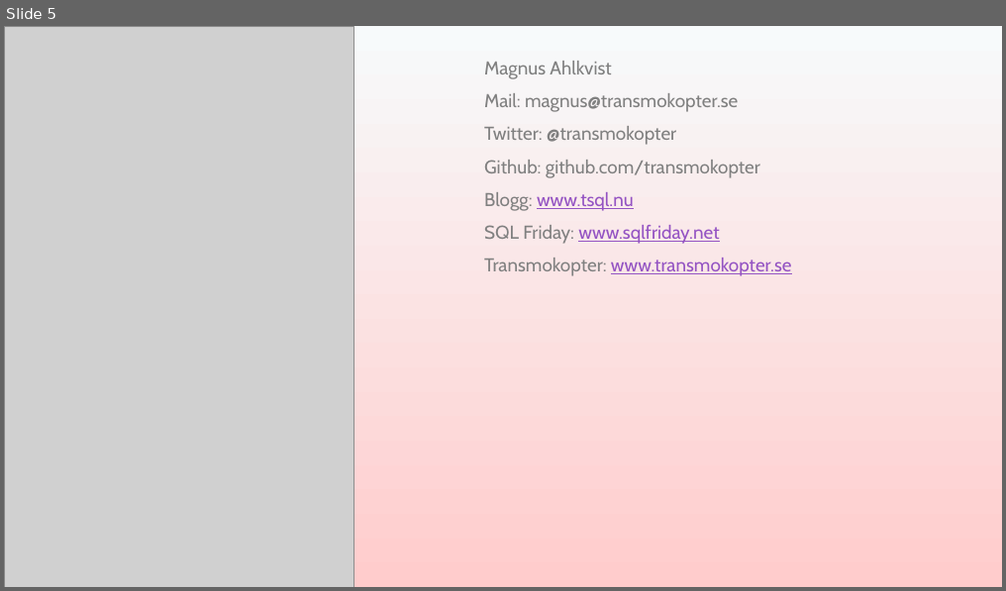
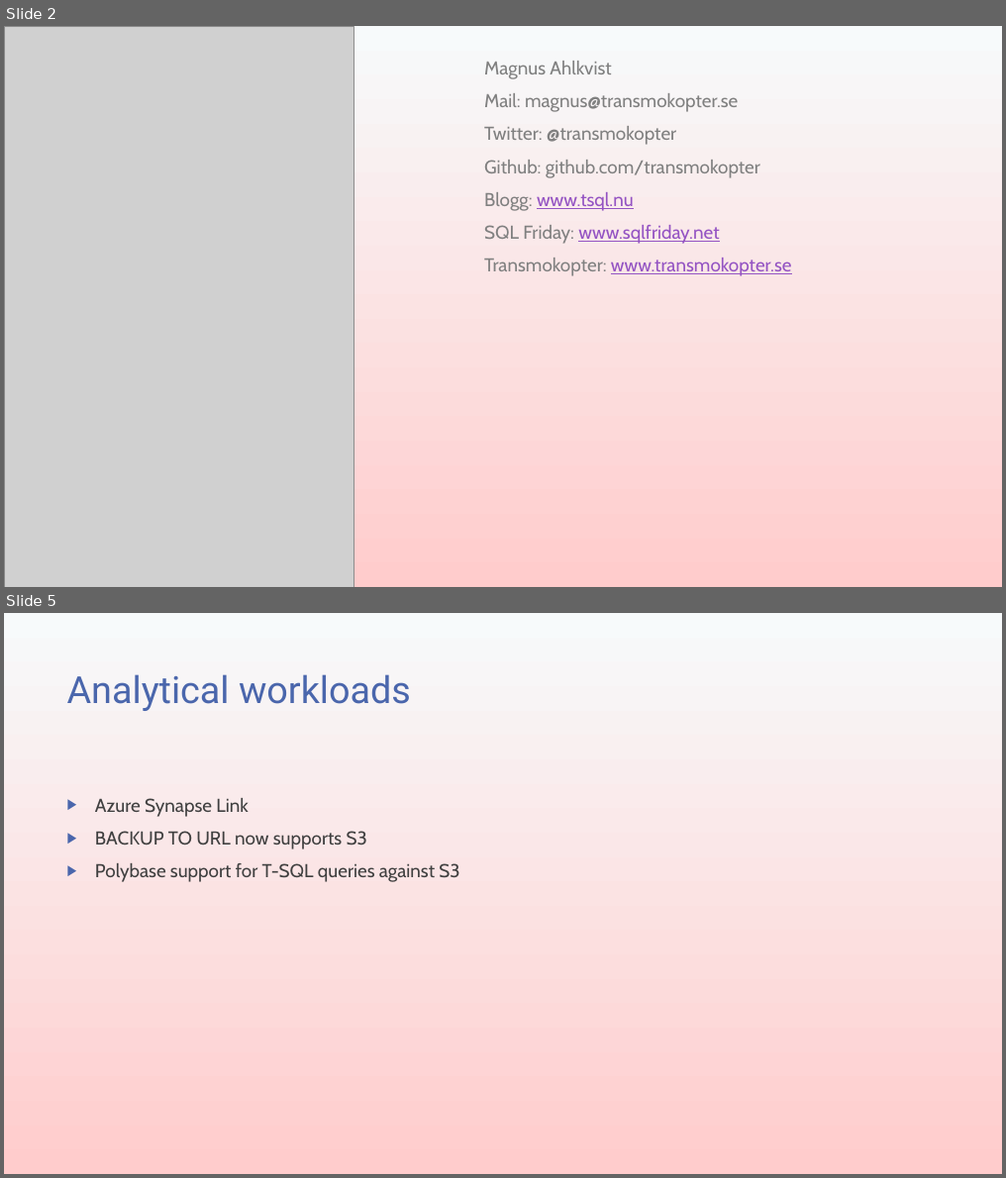
Before and after one commit to transmokopter/Presentations, a slide deck: sql-server-2022/sql-server-2022.pptx. Shown one above the other, each under a label of ours: slide 5 before the commit, slides 2 and 5 after it; the slides between them are not shown. The pictures are 1006x591 and 1006x1178 pixels, drawn with LibreOffice and Linux fonts; fonts in the diff are those of the drawing; grey boxes stand for pictures; background and template pictures are left out. Boxes give left, top, right and bottom in pixels: in the first picture for what was removed or moved away, otherwise in the second. Text is boxed around its words. In the diff, an @@ line names an element or a change of style, - is before the commit and + after.

```diff
--- a/sql-server-2022/sql-server-2022.pptx
+++ b/sql-server-2022/sql-server-2022.pptx
@@ slide 5 added at (x1=4, y1=613, x2=1002, y2=1174), background gradient #F7FAFB to #FFCCCC @@
@@ title added at (x1=67, y1=674, x2=411, y2=711), 36 pt, text #4A66AC @@
+Analytical workloads
@@ text added at (x1=95, y1=798, x2=459, y2=882), 18 pt, text #404040 @@
+▶ Azure Synapse Link
+▶ BACKUP TO URL now supports S3
+▶ Polybase support for T-SQL queries against S3
@@ what was slide 5 is now slide 2 @@
```
Also in this commit, not shown: 3 slides changed, 5 other slides added, 1 slide removed, 2 other files.
